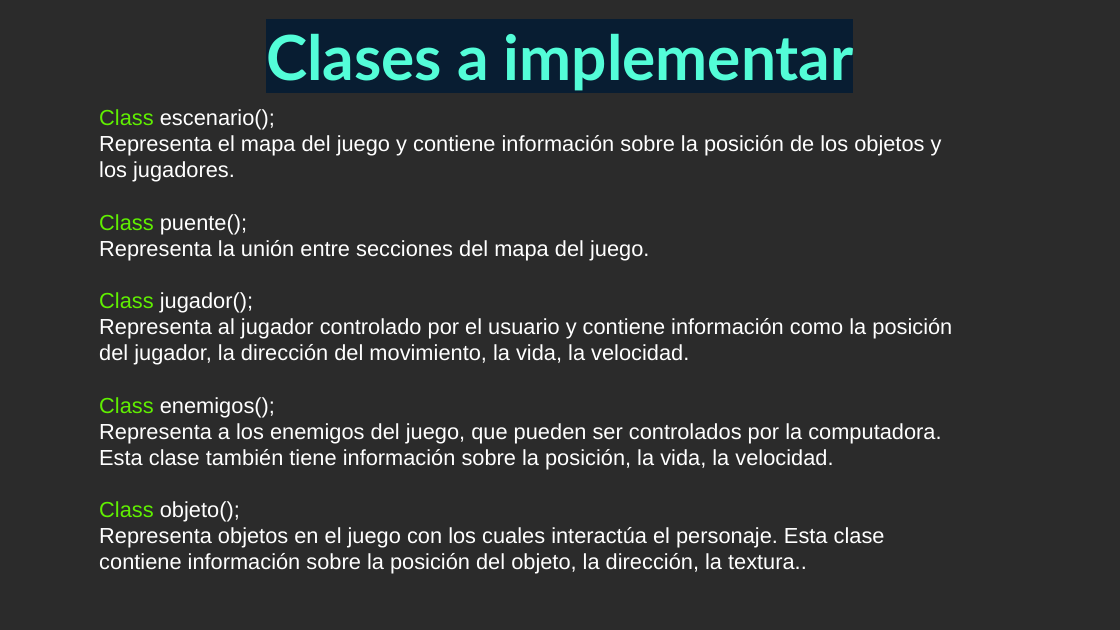
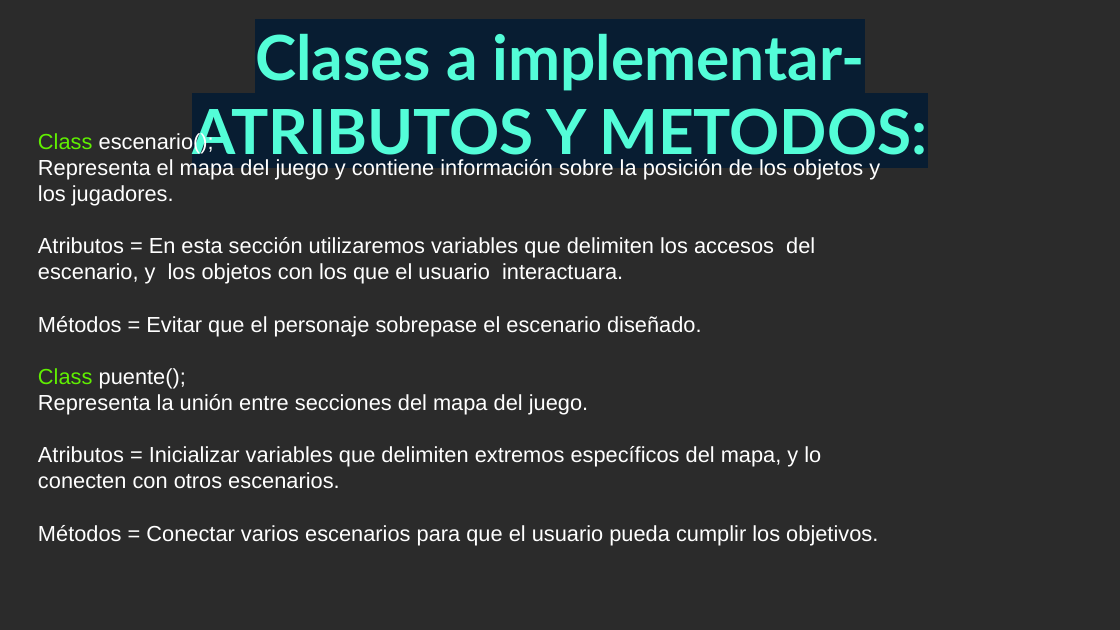
Before and after one commit to Jancarlos96/the_final_project, a slide deck: slide 15 of proyecto final.pptx. Drawn at 1120x630 pixels with LibreOffice and Linux fonts; fonts in the diff are those of the drawing; background and template pictures are left out; a plain dark background stands for a picture behind light text. Boxes give left, top, right and bottom in pixels: in the first picture for what was removed or moved away, otherwise in the second. Text is boxed around its words. In the diff, an @@ line names an element or a change of style, - is before the commit and + after.

```diff
--- a/proyecto final.pptx
+++ b/proyecto final.pptx
@@ title at (192,33,927,166): text changed @@
-Clases a implementar
+Clases a implementar-ATRIBUTOS Y METODOS:
@@ text "Class escenario();": place and size @@
-text "Class escenario();" at (99,109,952,574)
+text "Class escenario();" at (38,131,880,546)
@@ text at (38,237,815,336): paragraphs added @@
+Atributos = En esta sección utilizaremos variables que delimiten los accesos del escenario, y los objetos con los que el usuario interactuara.
+Métodos = Evitar que el personaje sobrepase el escenario diseñado.
@@ text at (38,446,878,546): text changed @@
-Class jugador();
-Representa al jugador controlado por el usuario y contiene información como la posición del jugador, la dirección del movimiento, la vida, la velocidad.
-Class enemigos();
-Representa a los enemigos del juego, que pueden ser controlados por la computadora. Esta clase también tiene información sobre la posición, la vida, la velocidad.
-Class objeto();
-Representa objetos en el juego con los cuales interactúa el personaje. Esta clase contiene información sobre la posición del objeto, la dirección, la textura..
+Atributos = Inicializar variables que delimiten extremos específicos del mapa, y lo conecten con otros escenarios.
+Métodos = Conectar varios escenarios para que el usuario pueda cumplir los objetivos.
```
Also in this commit, not shown: 1 other slide changed, 5 slides added, 2 slides removed.
